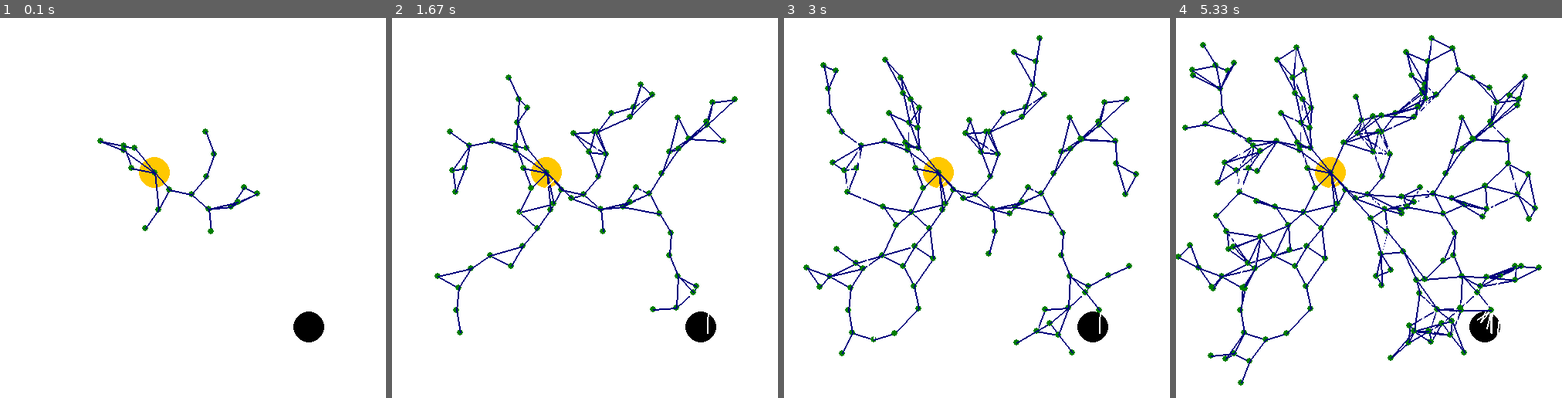
Above: before the commit, frames 1-4 (left to right).
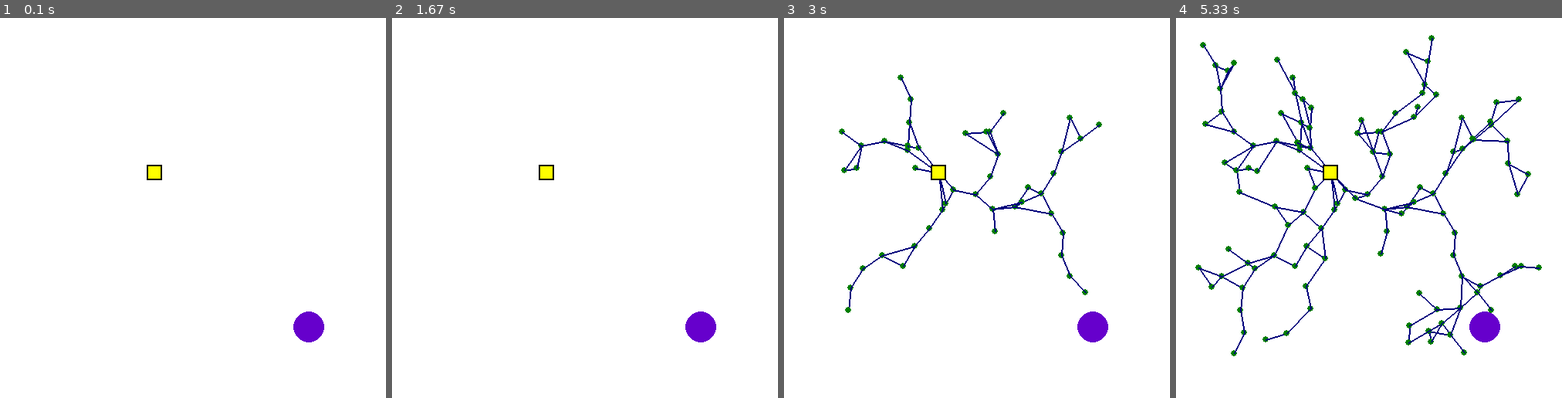
Above: after the commit, the same moments.

Repository: rafaelbarretorb/Path-Planning-Pygame
Game: pygame game, started from RRT_Star/main.py
The game is run twice, just before and just after one commit, with the same random seed, the same clock (stepped at 60 frames per second) and the same inputs. The source is Python 2; it was converted automatically to run under Python 3.
Inputs:
- Up to frame 1 (0.1 s): no input
- Up to frame 2 (1.67 s): no input
- Up to frame 3 (3 s): no input
- Up to frame 4 (5.33 s): no input

The runs differ from the first frame. In frame 1, 1.6% of the frame differs, in the area x 25-84%, y 29-86%; in frame 2, 3.7%; in frame 3, 3.8%; in frame 4, 5.1%, in the area x 0-94%, y 5-97%.

Commit message:
add gif and fix pygame screen issues

Diff:
--- a/RRT_Star/constants.py
+++ b/RRT_Star/constants.py
@@ -1,7 +1,12 @@
 # COLORS
-GREEN = 0, 125, 0
+
 RED = 255, 0, 0
 BLUE = 0, 0, 125
 WHITE = 255, 255, 255
 BLACK = 0, 0, 0
-YELLOW = 255, 200, 0
+YELLOW = 255, 255, 0
+GRAY = 128, 128, 128
+GREEN = 0, 125, 0
+DARK_GREEN = 0, 153, 76
+ORANGE = 255, 128, 0
+PURPLE = 102, 0, 204
--- a/RRT_Star/main.py
+++ b/RRT_Star/main.py
@@ -10,8 +10,8 @@
 YDIM = 500
 WINSIZE = [XDIM, YDIM]
 EPSILON = 7.0
-MAX_NUM_NODES = 10000
-MIN_NUM_NODES = 1000
+MAX_NUM_NODES = 5000
+MIN_NUM_NODES = 2000
 
 def main():
     pygame.init()
@@ -25,10 +25,18 @@
     rrt_star = RRT_Star(start_point, goal_point, MAX_NUM_NODES, MIN_NUM_NODES, goal_tolerance, 0, 30, screen)
 
     path = rrt_star.path_planning()
-    for e in pygame.event.get():
-        if e.type == QUIT or (e.type == KEYUP and e.key == K_ESCAPE):
-            sys.exit("Leaving because you requested it.")
-    pygame.display.update()
+    pause = True
+    # for e in pygame.event.get():
+    #     if e.type == QUIT or (e.type == KEYUP and e.key == K_ESCAPE):
+    #         sys.exit("Leaving because you requested it.")
+    # pygame.display.update()
+
+    while pause:
+        for event in pygame.event.get():
+
+            if event.type == pygame.QUIT:
+                pygame.quit()
+                quit()
 
 if __name__ == '__main__':
     main()
--- a/RRT_Star/rrt_star.py
+++ b/RRT_Star/rrt_star.py
@@ -9,7 +9,7 @@
 
 RADIUS = 50.0
 
-from constants import GREEN, WHITE, RED, BLACK, BLUE, YELLOW
+from constants import GREEN, WHITE, RED, BLACK, BLUE, YELLOW, PURPLE, DARK_GREEN
 import pygame
 
 
@@ -55,9 +55,25 @@
         self.goal_node = None
 
         # Draw start and goal
-        pygame.draw.circle(self.screen, YELLOW, self.start_point, self.goal_tolerance)
-        pygame.draw.circle(self.screen, BLACK, (self.goal_point[0], self.goal_point[1]), self.goal_tolerance)
-
+
+        # START SQUARE
+        width = 20
+        height = width
+        left = self.start_point[0] - width/2
+        top = self.start_point[1] - height/2
+        self.start_square = pygame.Rect(left, top, width, height)
+
+        self.constant_draw()
+        pygame.display.update()
+        time.sleep(2)
+
+    def constant_draw(self):
+        # START POINT --> YELLOW SQUARE
+        pygame.draw.rect(self.screen, YELLOW, self.start_square, 0)
+        pygame.draw.rect(self.screen, BLACK, self.start_square, 2)
+
+        # GOAL POINT --> GRAY CIRCLE
+        pygame.draw.circle(self.screen, PURPLE, self.goal_point, self.goal_tolerance)
 
     def dist(self, p1,p2):
         """ Class method for compute the distance between two points.
@@ -74,34 +90,43 @@
         return distance
 
 
-    def choose_parent(self,nn,new_node,nodes):
-        for node in nodes:
-            if self.dist(node.point,new_node.point) < RADIUS and node.cost + self.dist(node.point, new_node.point) < nn.cost + self.dist(nn.point,new_node.point):
-                nn = node
-        new_node.cost = nn.cost + self.dist(nn.point,new_node.point)
-        new_node.parent = nn
-
+    def choose_parent(self, new_node, parent):
+        """ ."""
+        for node in self.nodes:
+            if self.dist(node.point, new_node.point) < RADIUS and \
+               node.cost + self.dist(node.point, new_node.point) < parent.cost + self.dist(parent.point, new_node.point):
+
+                parent = node
+
+        new_node.cost = parent.cost + self.dist(parent.point, new_node.point)
+        new_node.parent = parent
         return new_node
 
-    def rewire(self, nodes, new_node):
-        for i in range(len(nodes)):
-            node = nodes[i]
+    def rewire(self, new_node):
+        """ ."""
+        for node in self.nodes:
             pygame.draw.circle(self.screen, GREEN, node.point, 4)
 
-            if node != new_node.parent and self.dist(node.point,new_node.point) < RADIUS and new_node.cost + self.dist(node.point,new_node.point) < node.cost:
+            if node != new_node.parent and \
+               self.dist(node.point, new_node.point) < RADIUS and \
+               new_node.cost + self.dist(node.point, new_node.point) < node.cost:
+
                 # Delete, paint white
-                pygame.draw.line(self.screen, WHITE, [node.point[0], node.point[1]], [node.parent.point[0], node.parent.point[0]], 2)
+                pygame.draw.line(self.screen, WHITE, node.point, node.parent.point, 2)
+
+                # Now the node parent is the new node
                 node.parent = new_node
-                node.cost = new_node.cost + self.dist(node.point,new_node.point)
+                node.cost = new_node.cost + self.dist(node.point, new_node.point)
                 # Draw
-                pygame.draw.line(self.screen, BLUE, [node.point[0], node.point[1]], [new_node.point[0], new_node.point[1]], 2)
+                pygame.draw.line(self.screen, BLUE, node.point, new_node.point, 2)
 
             else:
                 if node.parent != None:
                     pygame.draw.line(self.screen, BLUE, node.point, node.parent.point, 2)
 
-        pygame.display.update()
-        return nodes
+        self.constant_draw()
+        pygame.display.update()
+
 
     def path_planning(self):
         """ RRT* (RRT Star) Path Planning
@@ -133,9 +158,9 @@
                 if self.obstacle_free(x_nearest, x_new):
                     parent_node = x_nearest
                     new_node = Node(x_new, parent_node)
-                    new_node = self.choose_parent(parent_node, new_node, self.nodes)
+                    new_node = self.choose_parent(new_node, parent_node)
                     self.nodes.append(new_node)
-                    self.nodes = self.rewire(self.nodes, new_node)
+                    self.rewire(new_node)
                     found_next = True
 
                     # Draw the new twig
@@ -144,14 +169,18 @@
                     pygame.display.update()
                     # time.sleep(0.05)
 
+            path = list()
             if not self.goal_found:
                 # check if the distance between the goal node and the new node is less than the goal tolerance
                 if self.is_goal_reached(x_new, self.goal_point, self.goal_tolerance):
                     self.goal_found = True
                     self.goal_node = self.nodes[len(self.nodes)-1]
-                    self.compute_path()
+                    path = self.compute_path()
             else:
-                self.compute_path()
+                path = self.compute_path()
+
+            if len(self.nodes) > self.min_num_nodes:
+                return path
 
         print "Nodes Amount: " + str(len(self.nodes))
         return [], []
@@ -169,10 +198,7 @@
         # print "Nodes Amount: " + str(len(nodes))
 
         self.draw_final_path(path)
-
-        if len(self.nodes) > self.max_num_nodes:
-            time.sleep(10)
-            return path
+        return path
 
     def draw_final_path(self, path):
         """ ."""
@@ -188,8 +214,8 @@
         pygame.display.update()
         self.path_old = path[:]
         # Draw start and goal
-        pygame.draw.circle(self.screen, YELLOW, (self.start_point[0], self.start_point[1]), 10)
-        pygame.draw.circle(self.screen, BLACK, (self.goal_point[0], self.goal_point[1]), self.goal_tolerance)
+        # pygame.draw.circle(self.screen, YELLOW, (self.start_point[0], self.start_point[1]), 10)
+        # pygame.draw.circle(self.screen, BLACK, (self.goal_point[0], self.goal_point[1]), self.goal_tolerance)
 
     def sample_free(self):
         """  Get a random point located in a free area
Not shown, changed: README.md
Binary file added: RRT_Star/gifs/rrt-star.gif
